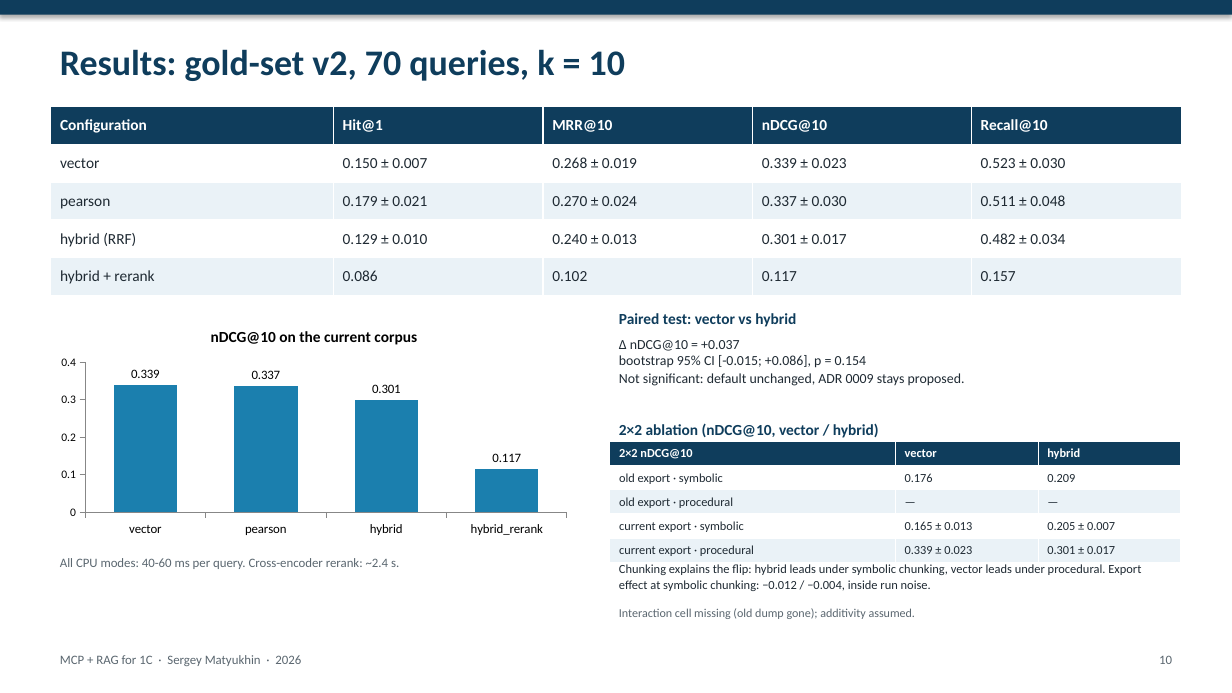
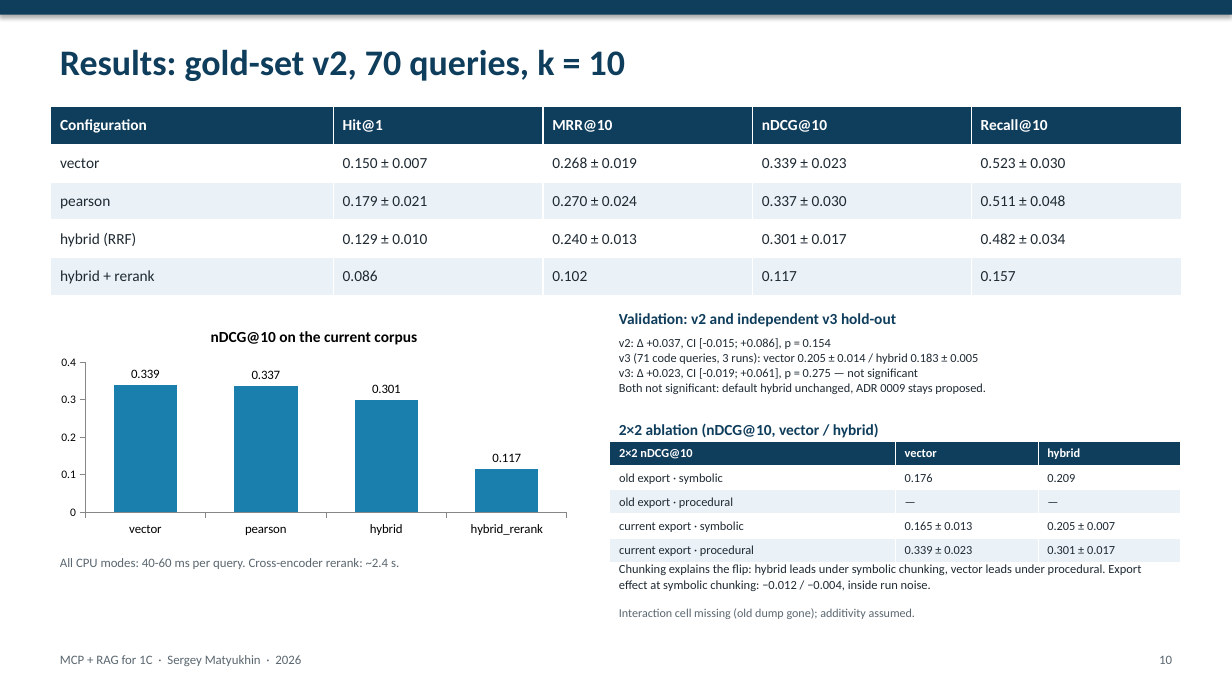
Before and after one commit to Smaturus/1c-mcp-rag-search, a slide deck: slide 10 of docs/presentation/en/1c-mcp-rag-search-slides-en.pptx. Drawn at 1232x693 pixels with LibreOffice and Linux fonts; fonts in the diff are those of the drawing. Boxes give left, top, right and bottom in pixels: in the first picture for what was removed or moved away, otherwise in the second. Text is boxed around its words. In the diff, an @@ line names an element or a change of style, - is before the commit and + after.

```diff
--- a/docs/presentation/en/1c-mcp-rag-search-slides-en.pptx
+++ b/docs/presentation/en/1c-mcp-rag-search-slides-en.pptx
@@ text at (x1=619, y1=313, x2=896, y2=327): text changed @@
-Paired test: vector vs hybrid
+Validation: v2 and independent v3 hold-out
@@ text at (x1=619, y1=338, x2=986, y2=394): text changed; size 10.8 to 9.6 pt @@
-Δ nDCG@10 = +0.037
-bootstrap 95% CI [-0.015; +0.086], p = 0.154
-Not significant: default unchanged, ADR 0009 stays proposed.
+v2: Δ +0.037, CI [-0.015; +0.086], p = 0.154
+v3 (71 code queries, 3 runs): vector 0.205 ± 0.014 / hybrid 0.183 ± 0.005
+v3: Δ +0.023, CI [-0.019; +0.061], p = 0.275 — not significant
+Both not significant: default hybrid unchanged, ADR 0009 stays proposed.
```
Also in this commit, not shown: 1 other slide changed, 7 other files.
